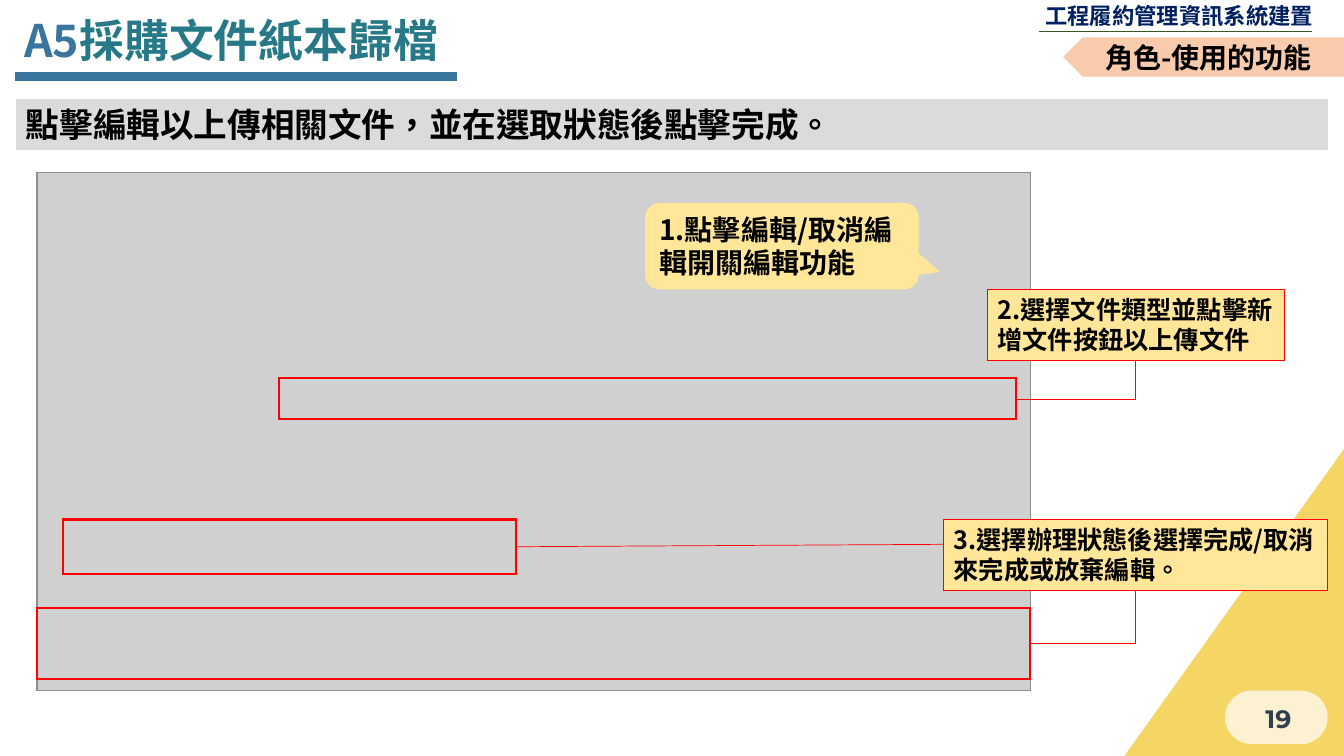
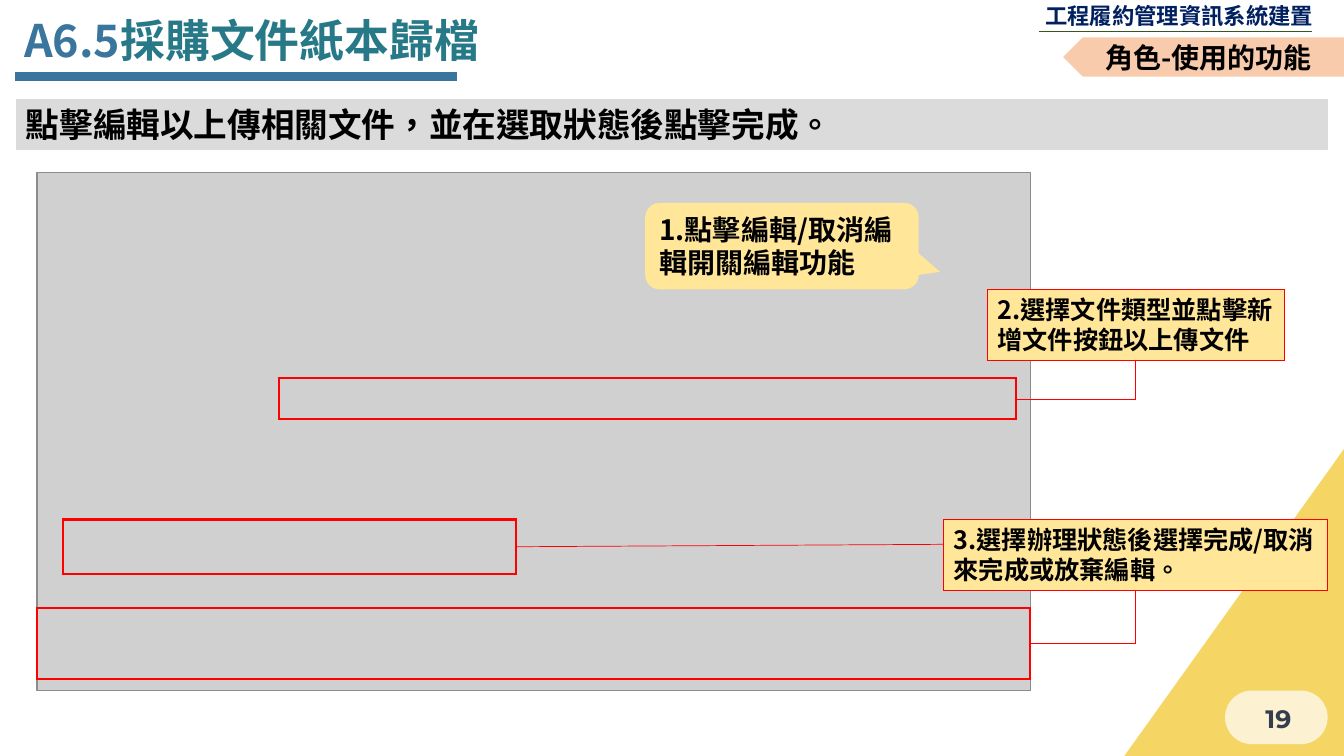
Before and after one commit to Menigo/SunriseDocument, a slide deck: slide 19 of 決標後.pptx. Drawn at 1344x756 pixels with LibreOffice and Linux fonts; fonts in the diff are those of the drawing; grey boxes stand for pictures; background and template pictures are left out. Boxes give left, top, right and bottom in pixels: in the first picture for what was removed or moved away, otherwise in the second. Text is boxed around its words. In the diff, an @@ line names an element or a change of style, - is before the commit and + after.

Commit message:
20220106_V2
20220106_V2

```diff
--- a/決標後.pptx
+++ b/決標後.pptx
@@ text at (x1=24, y1=18, x2=479, y2=61): text changed @@
-A5採購文件紙本歸檔
+A6.5採購文件紙本歸檔
```
Also in this commit, not shown: 3 other slides changed.
